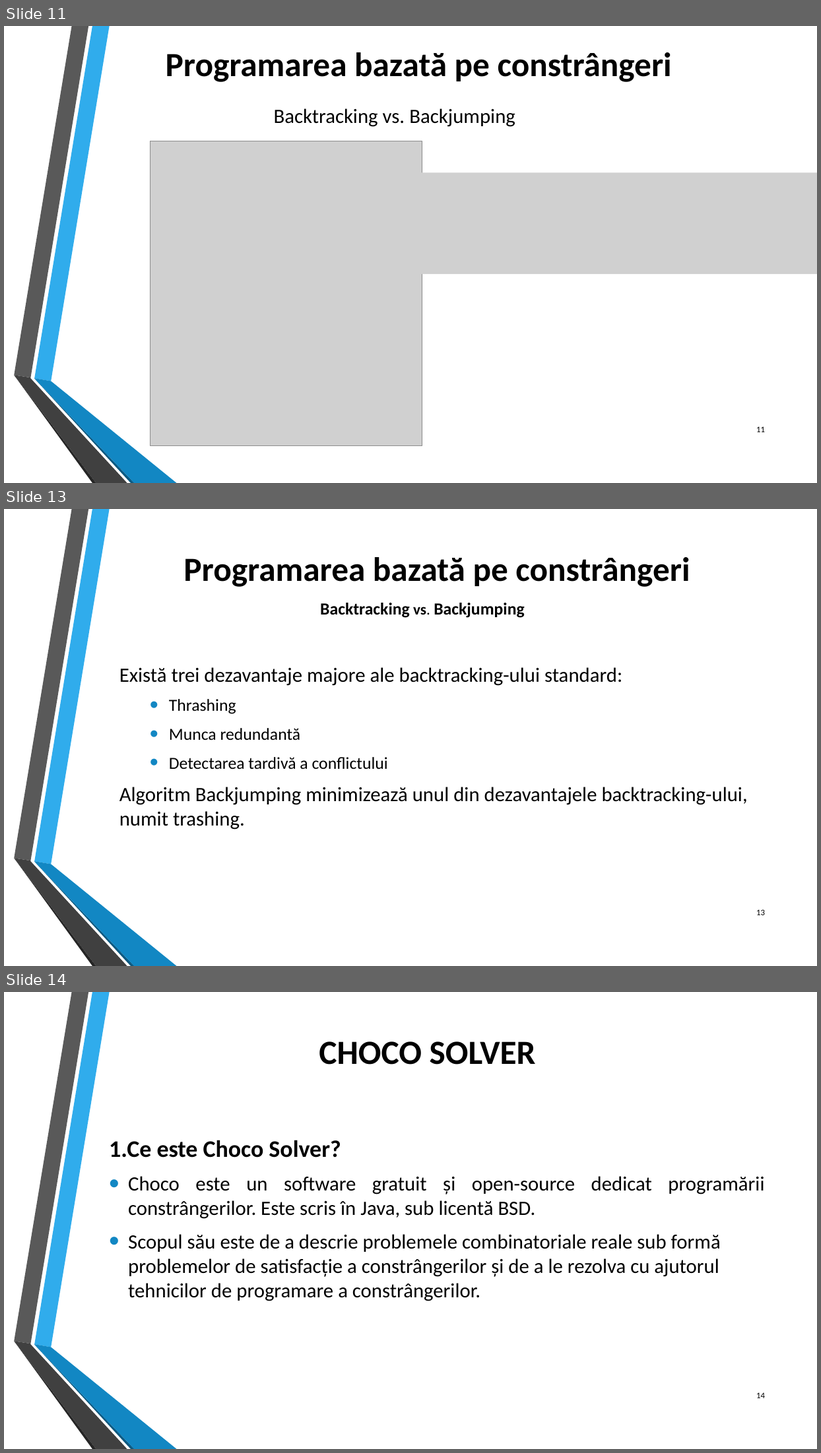
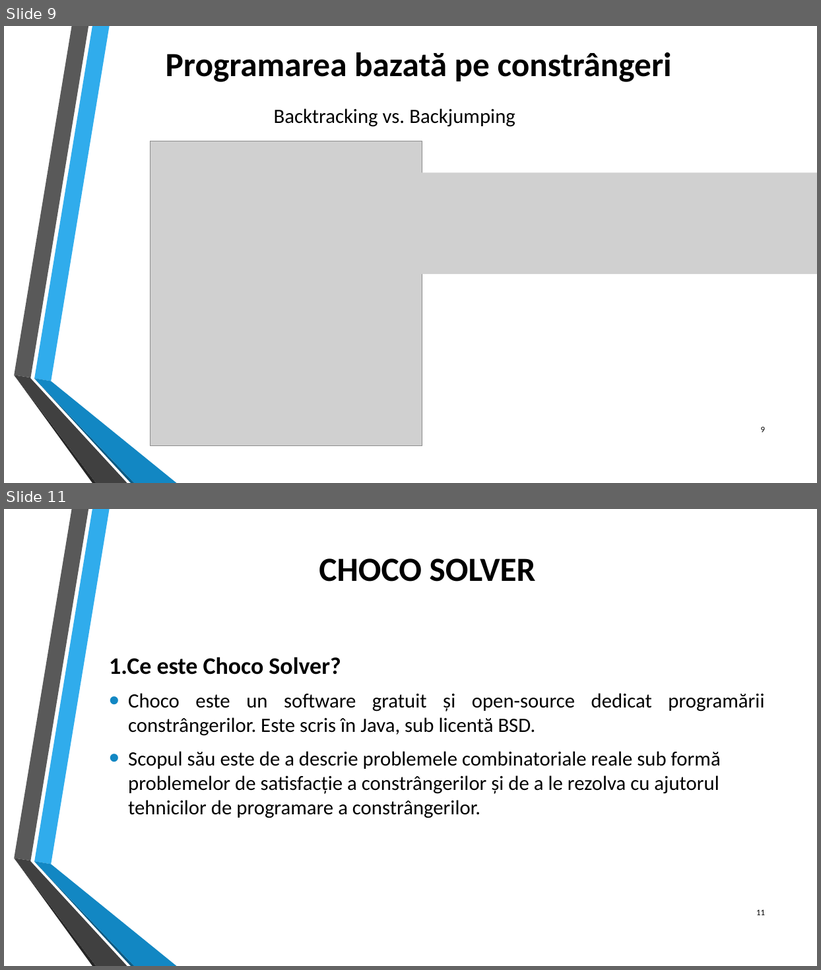
Before and after one commit to andreea22avram/Licenta2019, a slide deck: Licenta2018AvramAndreea/Presentation1.pptx. Shown one above the other, each under a label of ours: slides 11, 13 and 14 before the commit, slides 9 and 11 after it; the slides between them are not shown. The pictures are 821x1453 and 821x970 pixels, drawn with LibreOffice and Linux fonts; fonts in the diff are those of the drawing; grey boxes stand for pictures; background and template pictures are left out. Boxes give left, top, right and bottom in pixels: in the first picture for what was removed or moved away, otherwise in the second. Text is boxed around its words. In the diff, an @@ line names an element or a change of style, - is before the commit and + after.

```diff
--- a/Licenta2018AvramAndreea/Presentation1.pptx
+++ b/Licenta2018AvramAndreea/Presentation1.pptx
@@ slide 13 removed at [4,509,817,966], background picture (left out); not listed: 6 template elements that a slide beside it also shows @@
@@ title removed at [184,557,690,587] @@
-Programarea bazată pe constrângeri
@@ text removed at [320,603,524,618] @@
-Backtracking vs. Backjumping
@@ text removed at [120,667,748,830] @@
-Există trei dezavantaje majore ale backtracking-ului standard:
-  • Thrashing
-  • Munca redundantă
-  • Detectarea tardivă a conflictului
-Algoritm Backjumping minimizează unul din dezavantajele backtracking-ului, numit trashing.
@@ page number removed at [756,910,765,916] @@
-13
@@ what was slide 11 is now slide 9 @@
@@ page number at [761,427,765,433]: text changed @@
-11
+9
@@ what was slide 14 is now slide 11 @@
@@ page number at [756,910,765,916]: text changed @@
-14
+11
```
Also in this commit, not shown: 2 slides changed, 2 other slides removed.
